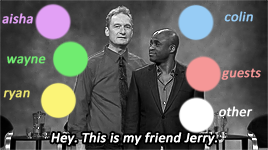
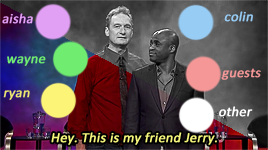
Comparing the layer stacks of the two 268x150 images. Changes:
painted on "pallette" over bbox(2, 13, 33, 24)
